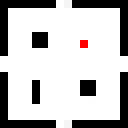
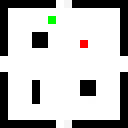
Layered file, before and after one edit (128 x 128). Changes by layer:
painted on "Background" over (48, 16, 56, 24)
